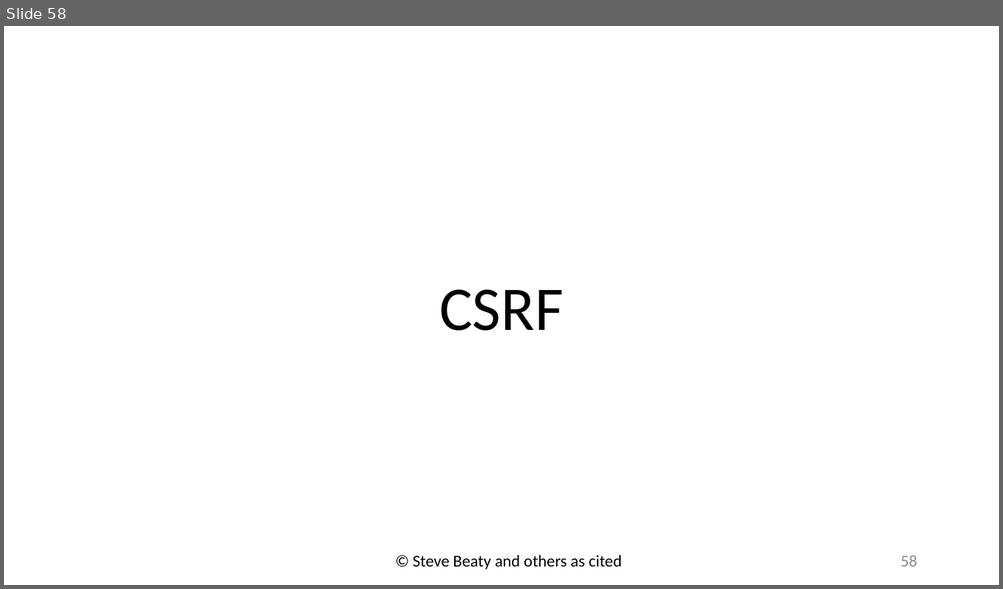
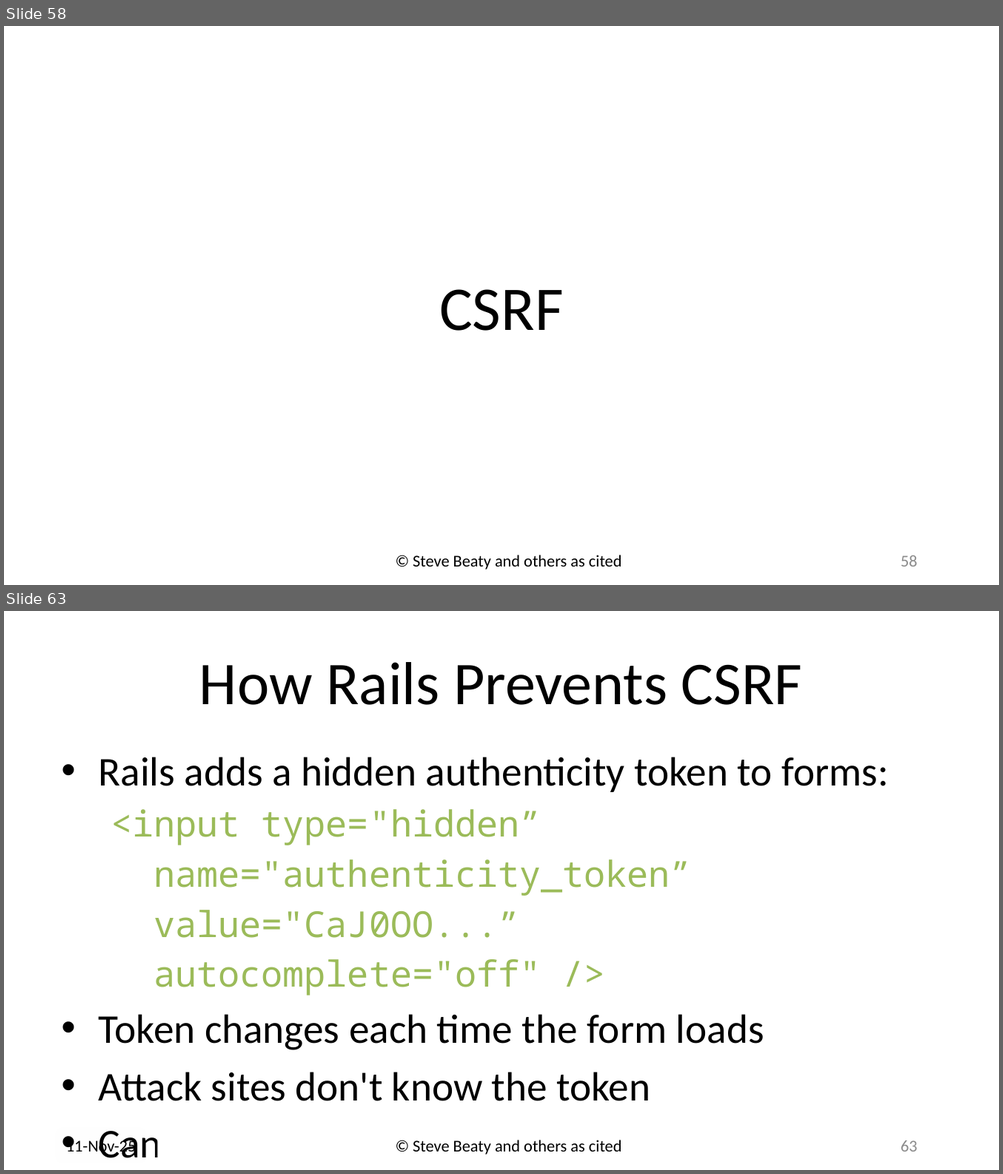
Before and after one commit to drb80/WebAppDev, a slide deck: Slides/Chapter06.pptx. Shown one above the other, each under a label of ours: slide 58 before the commit, slides 58 and 63 after it; the slides between them are not shown. The pictures are 1003x589 and 1003x1174 pixels, drawn with LibreOffice and Linux fonts; fonts in the diff are those of the drawing; background and template pictures are left out. Boxes give left, top, right and bottom in pixels: in the first picture for what was removed or moved away, otherwise in the second. Text is boxed around its words. In the diff, an @@ line names an element or a change of style, - is before the commit and + after.

```diff
--- a/Slides/Chapter06.pptx
+++ b/Slides/Chapter06.pptx
@@ slide 63 added at box(4, 611, 999, 1170), background picture (left out) @@
@@ title added at box(199, 662, 802, 705), 58.7 pt, text #000000 @@
+How Rails Prevents CSRF
@@ text added at box(99, 757, 888, 1159), 39.5 pt, text #000000 @@
+• Rails adds a hidden authenticity token to forms:
+  <input type="hidden”
+  name="authenticity_token”
+  value="CaJ0OO...”
+  autocomplete="off" />
+• Token changes each time the form loads
+• Attack sites don't know the token
+• Can't send valid requests without it
@@ text added at box(66, 1138, 136, 1156), 16 pt, text #000000 @@
+11-Nov-25
@@ text added at box(412, 1140, 622, 1155), 16 pt, text #000000 @@
+© Steve Beaty and others as cited
@@ page number added at box(900, 1141, 917, 1152), 16 pt, text #8C8C8C @@
+63
```
Also in this commit, not shown: 51 slides changed, 40 other slides added.
